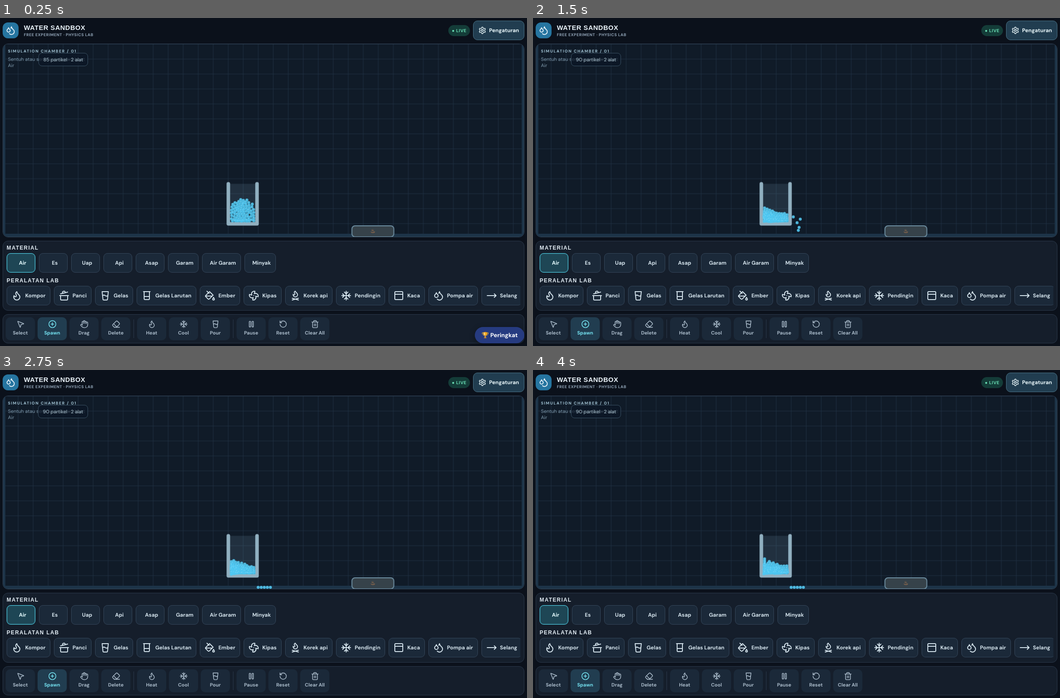
Above: before the commit, frames 1-4 (two rows, left to right).
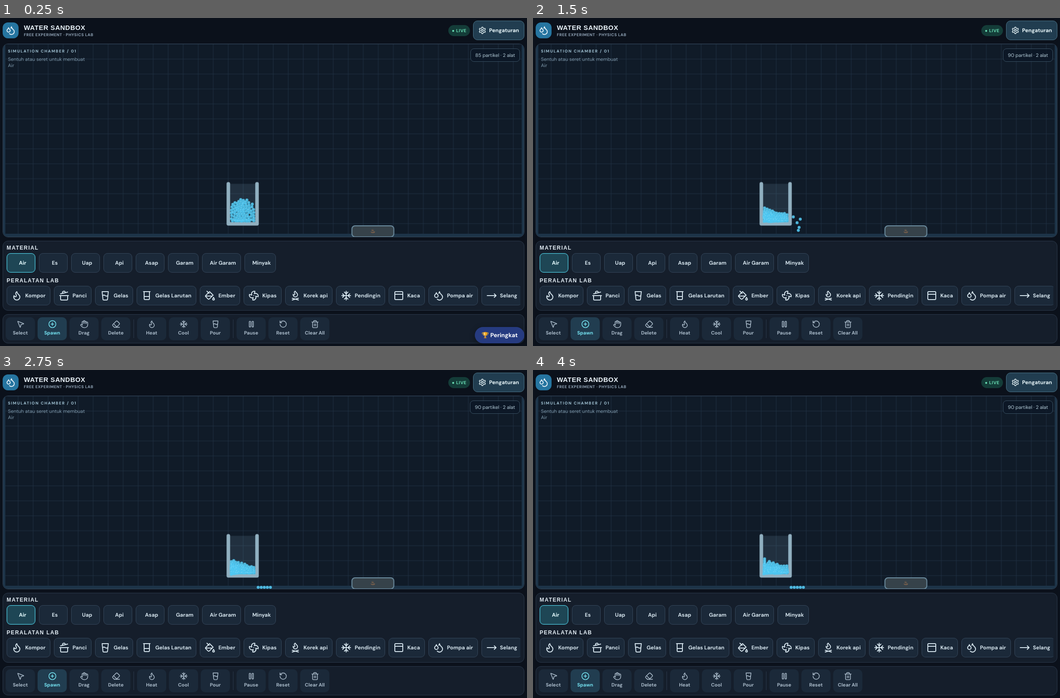
Above: after the commit, the same moments.

Repository: vexelkang-cell/gamepai
Game: browser game, page games/water-simulator/index.html
The game is run twice, just before and just after one commit, with the same random seed, the same clock (stepped at 60 frames per second) and the same inputs.
Inputs (mouse positions are in pixels of both pictures, inside the frame that each line leads up to):
- Up to frame 1 (0.25 s): no input
- Up to frame 2 (1.5 s): click (796, 139) at 0.27 s; tap Space at 1.1 s
- Up to frame 3 (2.75 s): tap Space at 1.6, 2.1, 2.6 s
- Up to frame 4 (4 s): tap Space at 3.1, 3.6 s

The runs differ from the first frame. In frame 1, 0.2% of the frame differs, in the area x 7-99%, y 9-15%; in frame 2, 0.2%; in frame 3, 0.2%; in frame 4, 0.2%.

Commit message:
Separate stats counter from stage heading

Diff:
--- a/games/water-simulator/index.html
+++ b/games/water-simulator/index.html
@@ -53,8 +53,8 @@
       <div class="stage-top">
        <div class="stage-label">SIMULATION CHAMBER / 01</div>
        <div id="stageHint" class="stage-hint">Sentuh atau seret untuk membuat Air</div>
-       <div id="stats" class="stage-stats canva-tag">0 partikel · 0 alat</div>
-      </div>
+      </div>
+      <div id="stats" class="stage-stats canva-tag">0 partikel · 0 alat</div>
       <div class="stage-bottom">TIP: Pilih alat di bawah, lalu sentuh area simulasi untuk menempatkannya.</div>
      </section>
      <section class="materials canva-panel" aria-label="Material dan peralatan">
